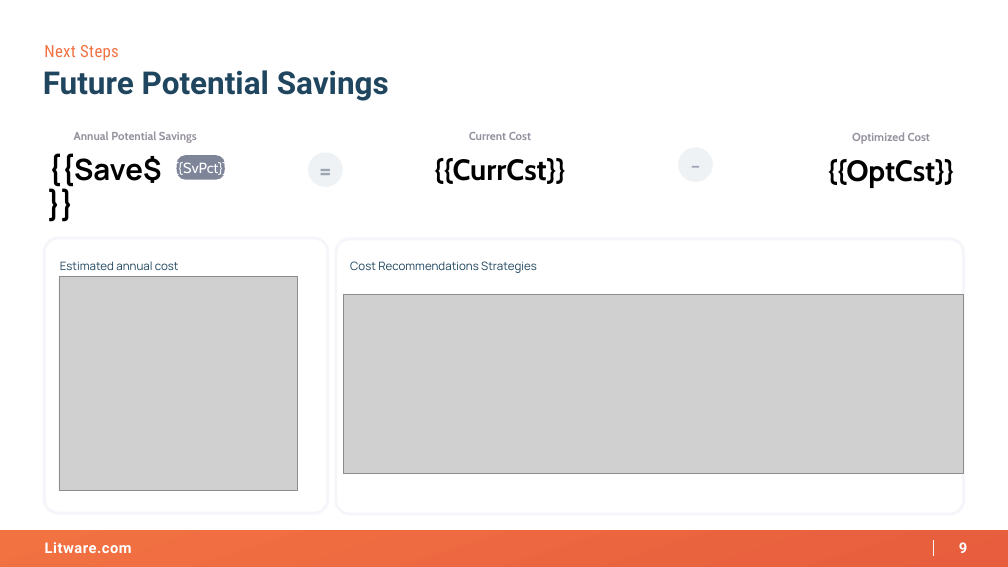
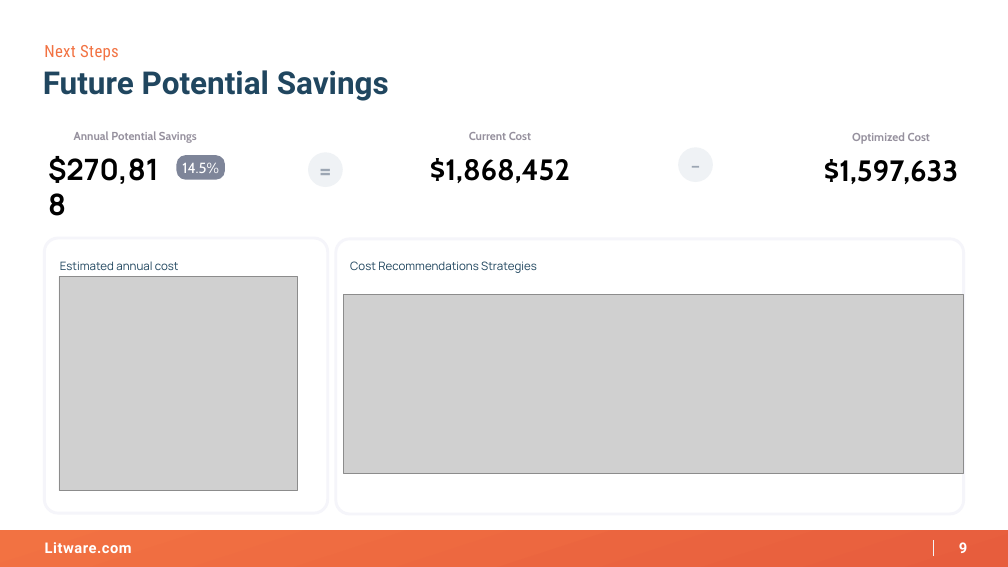
Before and after one commit to reaver89/agenticit, a slide deck: slide 9 of Adventure Works - Cost Optimization - 2026-02-20 (vbox-task-1452)/artifacts/project-results-deck.pptx. Drawn at 1008x567 pixels with LibreOffice and Linux fonts; fonts in the diff are those of the drawing; grey boxes stand for pictures; background and template pictures are left out. Boxes give left, top, right and bottom in pixels: in the first picture for what was removed or moved away, otherwise in the second. Text is boxed around its words. In the diff, an @@ line names an element or a change of style, - is before the commit and + after.

```diff
--- a/Adventure Works - Cost Optimization - 2026-02-20 (vbox-task-1452)/artifacts/project-results-deck.pptx
+++ b/Adventure Works - Cost Optimization - 2026-02-20 (vbox-task-1452)/artifacts/project-results-deck.pptx
@@ text at [48,156,159,184]: text changed @@
-{{Save$}}
+$270,818
@@ text in rounded rectangle at [182,163,219,173]: text changed @@
-{{SvPct}}
+14.5%
@@ text at [430,158,570,183]: text changed @@
-{{CurrCst}}
+$1,868,452
@@ text at [824,159,958,184]: text changed @@
-{{OptCst}}
+$1,597,633
```
Also in this commit, not shown: 5 other slides changed.
